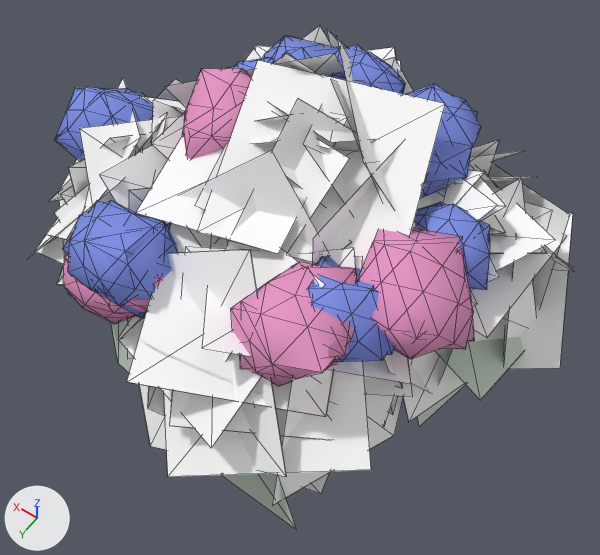
The glTF model uminagi-assets/glb/hydrangea.glb: old version first, new version second.
One viewpoint serves both versions: a 50 mm lens placed at (-1.22, 1.71, 2.9), pointed at (-0.07, 0.11, 0.38). The axes (+X, +Y, +Z) are drawn at lower left. The lights are the same throughout. The first picture is the older version. Mesh edges are drawn as thin lines. Where no turn or scale is listed for an object, it has been applied to the vertices. Vertices at exactly the same position are counted once.

Objects in the first picture: 'hydrangea_body', 'hydrangea_lod1'.
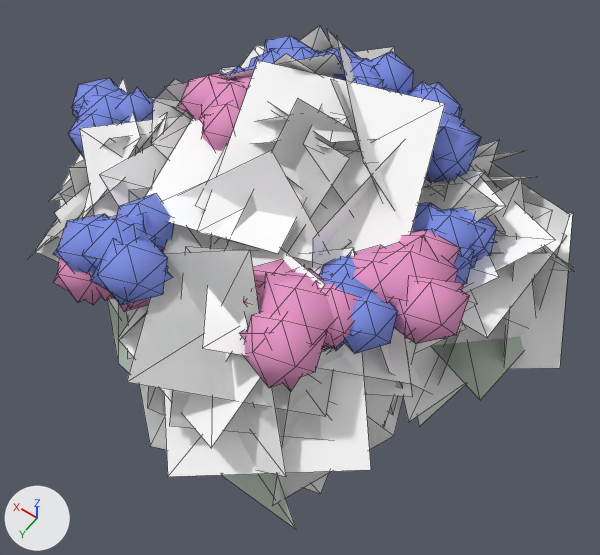
Where the newer file only moved an object's origin or applied its transform, the numbers keep the older frame.

Pixel boxes (x1, y1, x2, y2) of what changed, in the pictures (600 x 555 px; the box of a moved part takes in the faces that stretch with it):
'hydrangea_body', reshaped
    before: (31, 28, 574, 529)
    after: (30, 25, 574, 529)
'hydrangea_lod1', reshaped (6% shorter)
    before: (36, 25, 547, 505)
    after: (37, 26, 545, 476)
part 1 of me_hydrangea_body, rebuilt
    before: (59, 87, 153, 156)
    after: (76, 89, 127, 125)
part 2 of me_hydrangea_body, rebuilt
    before: (414, 204, 490, 290)
    after: (419, 208, 486, 269)
part 3 of me_hydrangea_body, rebuilt
    before: (182, 68, 252, 159)
    after: (199, 82, 248, 120)
part 4 of me_hydrangea_body, rebuilt (mostly hidden)
    before: (233, 58, 271, 71)
    after: (243, 67, 255, 71)
part 5 of me_hydrangea_body, rebuilt (mostly hidden afterwards)
    before: (63, 253, 162, 324)
    after: (99, 287, 113, 301)
part 6 of me_hydrangea_body, rebuilt
    before: (68, 200, 178, 319)
    after: (82, 215, 157, 268)
part 7 of me_hydrangea_body, rebuilt (mostly hidden afterwards)
    before: (406, 87, 481, 197)
    after: (440, 111, 465, 125)
part 8 of me_hydrangea_body, rebuilt
    before: (231, 264, 357, 386)
    after: (258, 268, 335, 346)
part 9 of me_hydrangea_body, reshaped
    before: (262, 36, 474, 362)
    after: (57, 36, 496, 388)
part 10 of me_hydrangea_lod1, rebuilt (mostly hidden afterwards)
    before: (62, 200, 171, 300)
    after: (126, 224, 142, 240)
part 11 of me_hydrangea_lod1, rebuilt
    before: (414, 202, 490, 252)
    after: (427, 229, 476, 259)
part 12 of me_hydrangea_lod1, rebuilt (mostly hidden afterwards)
    before: (282, 36, 322, 61)
    after: (310, 50, 320, 58)
part 13 of me_hydrangea_lod1, moved or reshaped
    before: (55, 45, 478, 371)
    after: (53, 58, 497, 392)

What the commit changed:
me_hydrangea_body is used by ob_hydrangea_body; location (0.018, 0.01, 0.481).
me_hydrangea_body had 1314 vertices, 1660 faces and spanned x -1.07..1.07, y -1.01..1.01, z -0.72..0.72.
me_hydrangea_body now has 1386 vertices, 1660 faces and spans x -1.07..1.07, y -1.01..1.01, z -0.72..0.72.
me_hydrangea_body part 1: the loose piece of 42 vertices spanning x 0.57..0.97, y -0.07..0.31, z 0.07..0.4 is rebuilt with 12 vertices and now spans x 0.68..0.9, y 0.02..0.26, z 0.13..0.38.
me_hydrangea_body part 2: the loose piece of 42 vertices spanning x -0.78..-0.39, y -0.19..0.16, z 0.11..0.42 is rebuilt with 12 vertices and now spans x -0.7..-0.46, y -0.15..0.07, z 0.19..0.44.
me_hydrangea_body part 3: the loose piece of 42 vertices spanning x 0.07..0.43, y -0.2..0.24, z 0.24..0.59 is rebuilt with 12 vertices and now spans x 0.15..0.42, y -0.12..0.11, z 0.33..0.59.
me_hydrangea_body part 4: the loose piece of 42 vertices spanning x 0.06..0.5, y -0.36..0.05, z 0.2..0.53 is rebuilt with 12 vertices and now spans x 0.14..0.4, y -0.31..-0.04, z 0.29..0.54.
me_hydrangea_body part 5: the loose piece of 42 vertices spanning x 0.09..0.47, y 0.46..0.8, z 0.03..0.35 is rebuilt with 12 vertices and now spans x 0.18..0.4, y 0.5..0.74, z 0.13..0.37.
me_hydrangea_body part 6: the loose piece of 42 vertices spanning x 0.05..0.46, y 0.41..0.77, z 0.09..0.45 is rebuilt with 12 vertices and now spans x 0.15..0.39, y 0.46..0.74, z 0.2..0.46.
me_hydrangea_body part 7: the loose piece of 42 vertices spanning x -0.49..-0.05, y -0.59..-0.14, z 0.15..0.51 is rebuilt with 12 vertices and now spans x -0.44..-0.14, y -0.51..-0.2, z 0.23..0.52.
me_hydrangea_body part 8: the loose piece of 42 vertices spanning x -0.57..-0.16, y 0.3..0.73, z 0.13..0.47 is rebuilt with 12 vertices and now spans x -0.51..-0.22, y 0.38..0.66, z 0.21..0.5.
me_hydrangea_body part 9: 165 vertices removed from x -0.82..0.38, y -0.63..0.62, z 0.1..0.58; 477 vertices added at x -0.79..0.97, y -0.6..0.8, z 0.15..0.58.
me_hydrangea_lod1 is used by ob_hydrangea_lod1; location (0.036, -0.025, 0.51).
me_hydrangea_lod1 had 436 vertices, 444 faces and spanned x -0.95..0.95, y -0.97..0.97, z -0.67..0.67.
me_hydrangea_lod1 now has 508 vertices, 437 faces and spans x -0.95..0.96, y -0.97..0.97, z -0.67..0.67.
me_hydrangea_lod1 part 10: the loose piece of 11 vertices spanning x 0.05..0.44, y 0.45..0.81, z 0.08..0.41 is rebuilt with 6 vertices and now spans x 0.12..0.39, y 0.48..0.77, z 0.18..0.42.
me_hydrangea_lod1 part 11: the loose piece of 11 vertices spanning x -0.75..-0.4, y -0.14..0.18, z 0.09..0.38 is rebuilt with 5 vertices and now spans x -0.73..-0.46, y -0.1..0.1, z 0.21..0.39.
me_hydrangea_lod1 part 12: the loose piece of 11 vertices spanning x -0.04..0.36, y -0.45..-0.1, z 0.22..0.57 is rebuilt with 6 vertices and now spans x 0.05..0.33, y -0.42..-0.13, z 0.32..0.54.
me_hydrangea_lod1 part 13: 1 vertex moved from x 0.3, y -0.5, z -0.14 to x 0.36, y -0.39, z -0.09; 109 vertices removed from x -0.84..0.95, y -0.59..0.82, z -0.23..0.55; 204 vertices added at x -0.78..0.96, y -0.58..0.84, z -0.2..0.54.
Other edits to the shape of me_hydrangea_lod1 do not show in these pictures.
